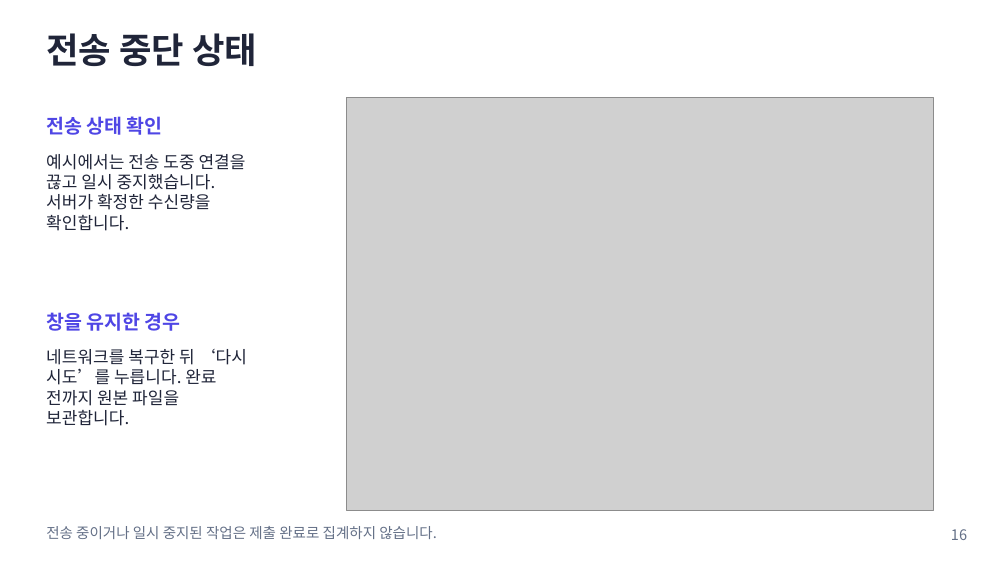
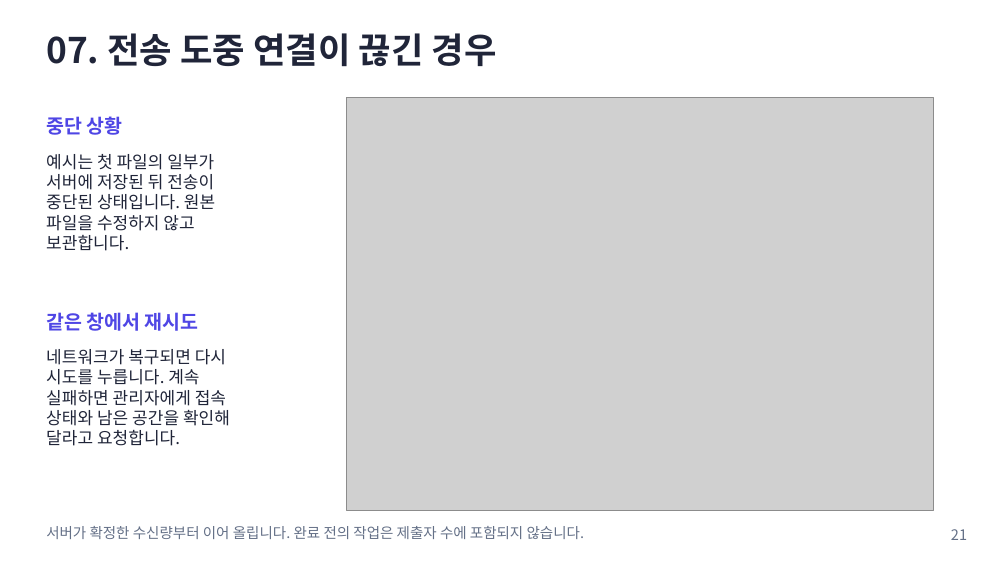
Before and after one commit to prozac0401/AssignmentHub, a slide deck: slide 21 of docs/manual/AssignmentHub_사용자_매뉴얼.pptx (slide 16 before the commit). Drawn at 1008x567 pixels with LibreOffice and Linux fonts; fonts in the diff are those of the drawing; grey boxes stand for pictures. Boxes give left, top, right and bottom in pixels: in the first picture for what was removed or moved away, otherwise in the second. Text is boxed around its words. In the diff, an @@ line names an element or a change of style, - is before the commit and + after.

```diff
--- a/docs/manual/AssignmentHub_사용자_매뉴얼.pptx
+++ b/docs/manual/AssignmentHub_사용자_매뉴얼.pptx
@@ text at bbox=[46, 33, 497, 67]: text changed @@
-전송 중단 상태
+07. 전송 도중 연결이 끊긴 경우
@@ text at bbox=[46, 116, 123, 135]: text changed @@
-전송 상태 확인
+중단 상황
@@ text at bbox=[46, 154, 215, 251]: text changed @@
-예시에서는 전송 도중 연결을
-끊고 일시 중지했습니다.
-서버가 확정한 수신량을
-확인합니다.
+예시는 첫 파일의 일부가
+서버에 저장된 뒤 전송이
+중단된 상태입니다. 원본
+파일을 수정하지 않고
+보관합니다.
@@ text at bbox=[46, 312, 199, 331]: text changed @@
-창을 유지한 경우
+같은 창에서 재시도
@@ text at bbox=[46, 349, 230, 446]: text changed @@
-네트워크를 복구한 뒤 ‘다시
-시도’를 누릅니다. 완료
-전까지 원본 파일을
-보관합니다.
+네트워크가 복구되면 다시
+시도를 누릅니다. 계속
+실패하면 관리자에게 접속
+상태와 남은 공간을 확인해
+달라고 요청합니다.
@@ text at bbox=[46, 526, 585, 539]: text changed @@
-전송 중이거나 일시 중지된 작업은 제출 완료로 집계하지 않습니다.
+서버가 확정한 수신량부터 이어 올립니다. 완료 전의 작업은 제출자 수에 포함되지 않습니다.
@@ text at bbox=[951, 529, 967, 540]: text changed @@
-16
+21
```
Also in this commit, not shown: 25 other slides changed, 9 slides added, 1 slide removed, 54 other files.
